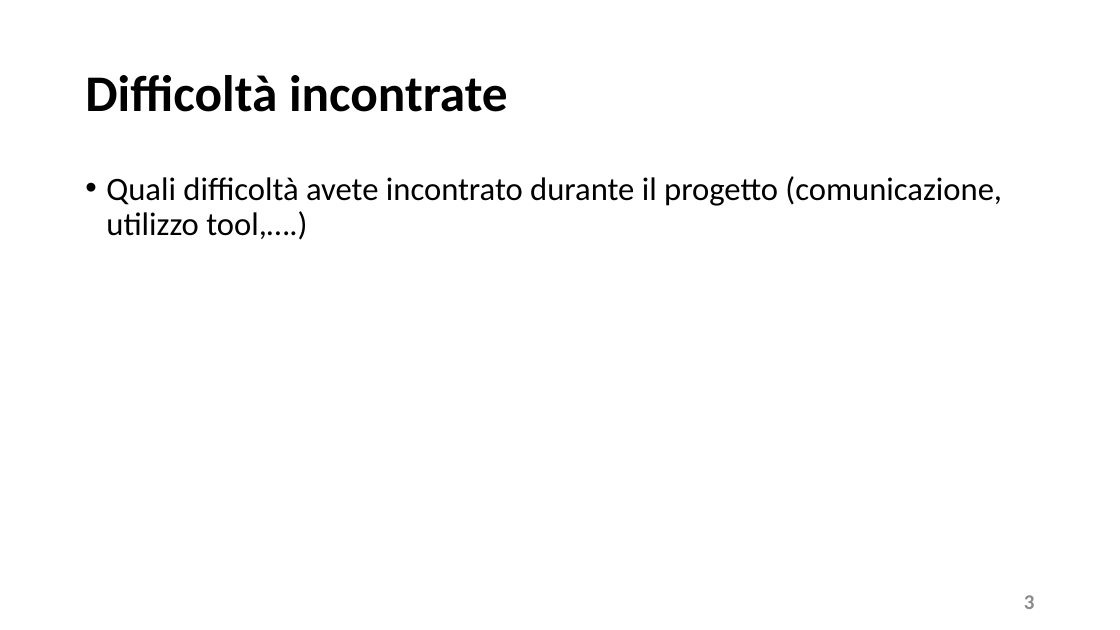
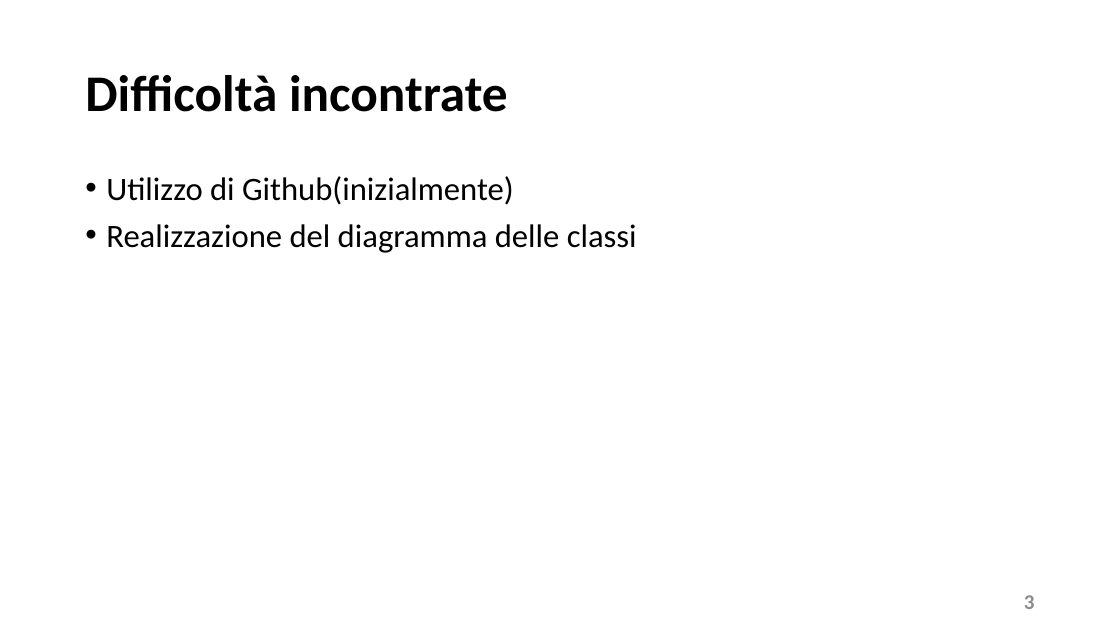
Before and after one commit to FilippoBolis/MED_Progetto_Ing_Software_23_24, a slide deck: slide 3 of MED/doc/Presentazione M.E.D.pptx. Drawn at 1120x630 pixels with LibreOffice and Linux fonts; fonts in the diff are those of the drawing. Boxes give left, top, right and bottom in pixels: in the first picture for what was removed or moved away, otherwise in the second. Text is boxed around its words. In the diff, an @@ line names an element or a change of style, - is before the commit and + after.

```diff
--- a/MED/doc/Presentazione M.E.D.pptx
+++ b/MED/doc/Presentazione M.E.D.pptx
@@ text at [106,176,637,253]: text changed @@
-• Quali difficoltà avete incontrato durante il progetto (comunicazione, utilizzo tool,….)
+• Utilizzo di Github(inizialmente)
+• Realizzazione del diagramma delle classi
```
Also in this commit, not shown: 11 other slides changed.
